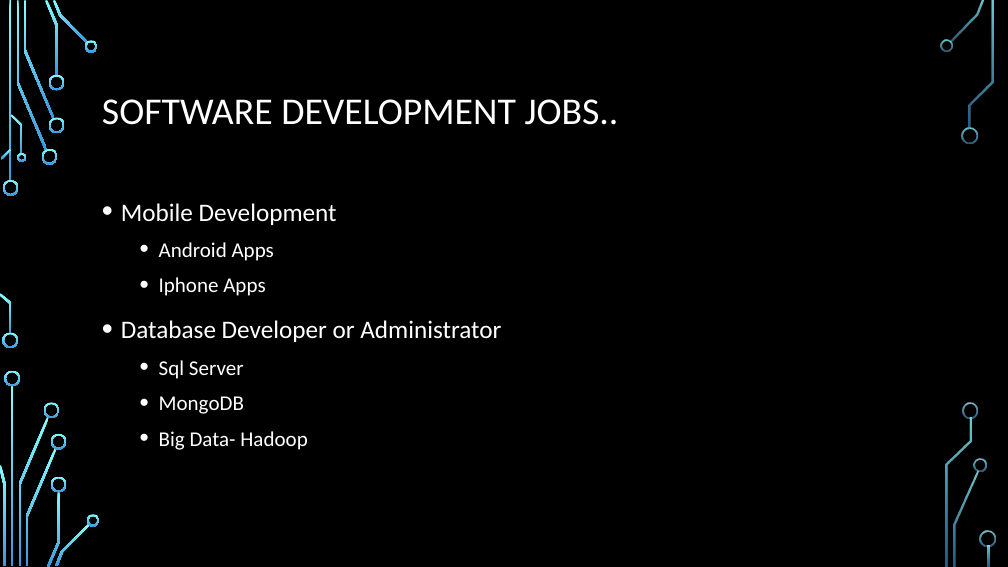
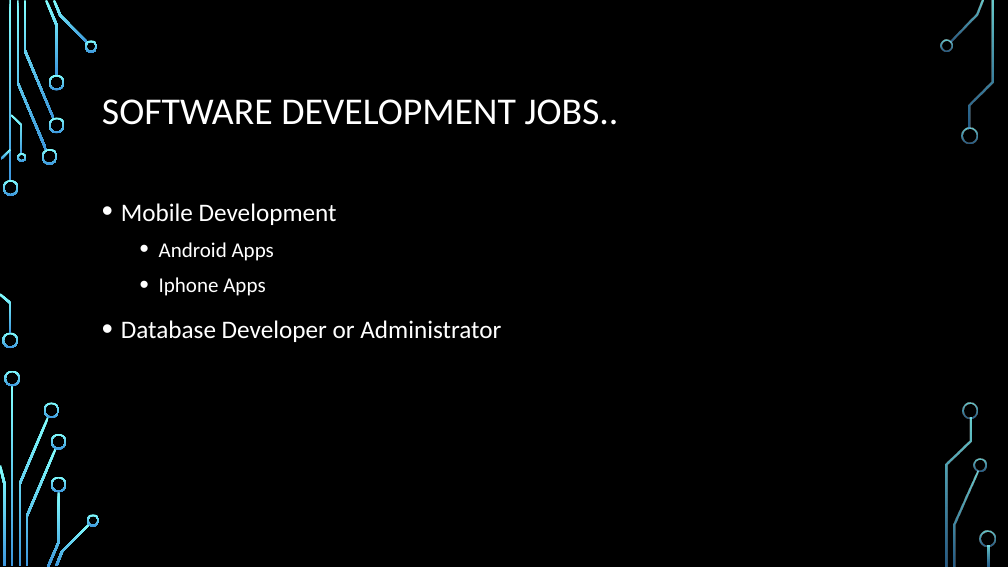
Before and after one commit to daviddcbud/TrainingApp, a slide deck: slide 21 of PowerPointSlids.pptx (slide 19 before the commit). Drawn at 1008x567 pixels with LibreOffice and Linux fonts; fonts in the diff are those of the drawing; background and template pictures are left out. Boxes give left, top, right and bottom in pixels: in the first picture for what was removed or moved away, otherwise in the second. Text is boxed around its words. In the diff, an @@ line names an element or a change of style, - is before the commit and + after.

```diff
--- a/PowerPointSlids.pptx
+++ b/PowerPointSlids.pptx
@@ text at bbox=[159, 360, 307, 450]: paragraphs removed @@
-  • Sql Server
-  • MongoDB
-  • Big Data- Hadoop
```
Also in this commit, not shown: 5 other slides changed, 2 slides added, 1 other file.
